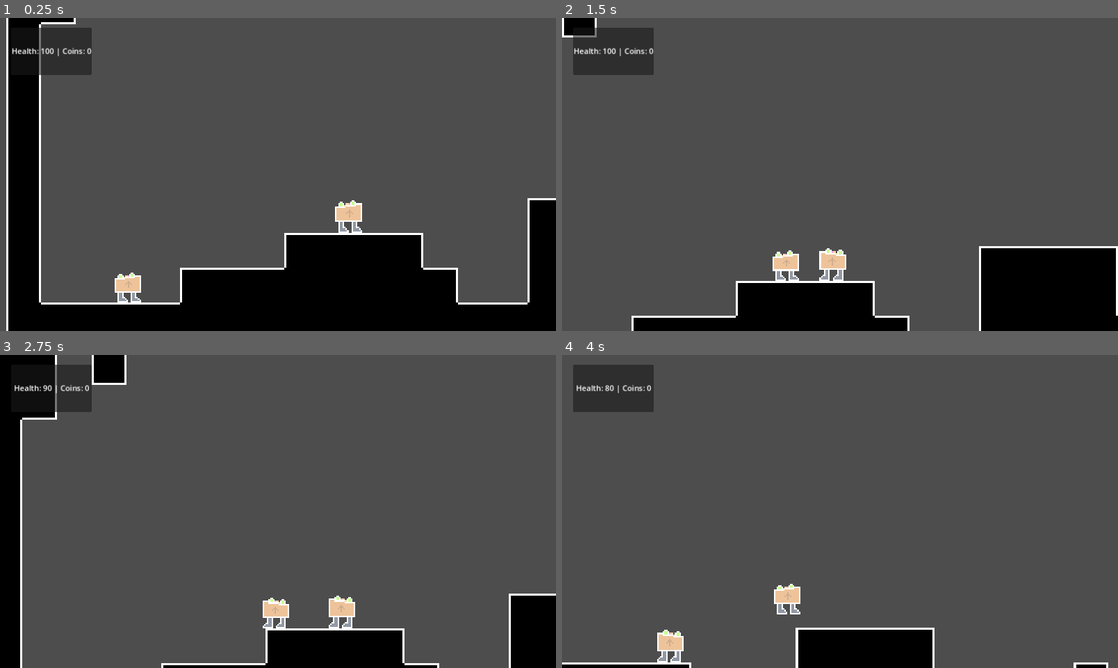
Above: before the commit, frames 1-4 (two rows, left to right).
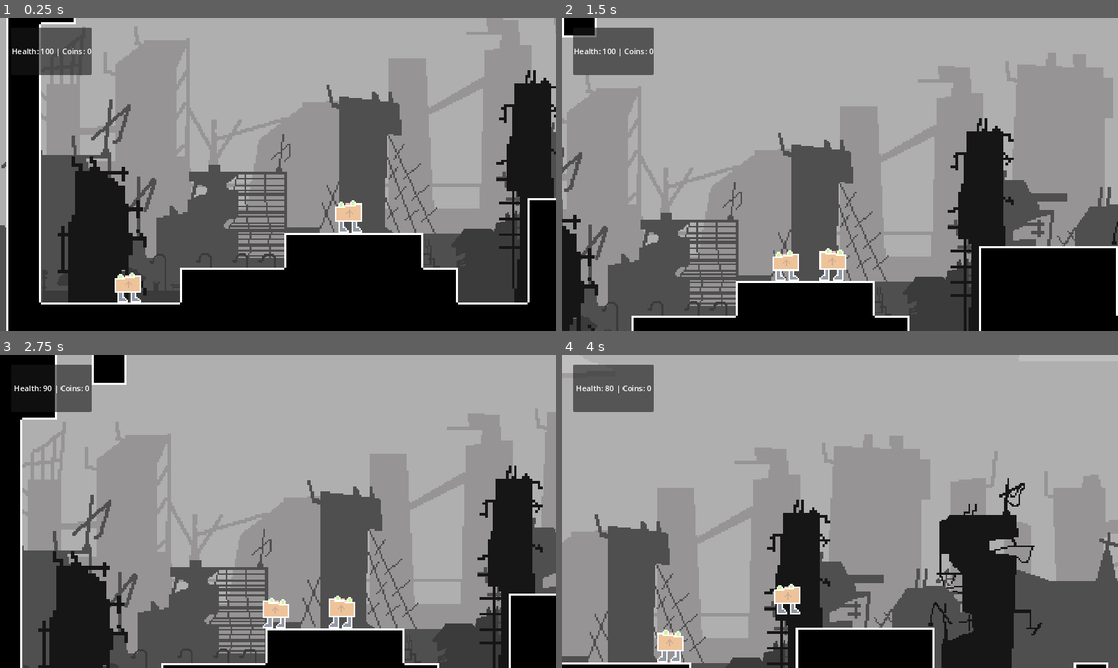
Above: after the commit, the same moments.

Repository: ShardHero/Main
Game: Godot game, scene res://scenes/level1.tscn
Two runs of this game, one before a commit and one after it. Both use one fixed random seed, a clock stepped at 60 frames per second and the inputs below.
Inputs:
- Up to frame 1 (0.25 s): no input
- Up to frame 2 (1.5 s): tap Enter (ui_accept) at 0.5, 0.77 s; hold Right (ui_right) from 0.53 s (still down)
- Up to frame 3 (2.75 s): tap Enter (ui_accept) at 1.52 s; release Right (ui_right) at 2.03 s; hold Left (ui_left) from 2.03 s (still down)
- Up to frame 4 (4 s): release Left (ui_left) at 2.78 s; hold Right (ui_right) from 2.78 s (still down); tap Enter (ui_accept) at 3.02, 3.77 s

The runs differ from the first frame. In frame 1, 57% of the frame differs, in the area x 0-100%, y 0-91%; in frame 2, 72%; in frame 3, 73%; in frame 4, 82%, in the area x 0-100%, y 0-100%.

Commit message:
added background to level 01

Diff:
--- a/project.godot
+++ b/project.godot
@@ -22,3 +22,7 @@
 [display]
 
 window/stretch/mode="canvas_items"
+
+[rendering]
+
+textures/canvas_textures/default_texture_filter=0
--- a/scenes/level1.tscn
+++ b/scenes/level1.tscn
@@ -1,18 +1,26 @@
-[gd_scene load_steps=22 format=3 uid="uid://cfu6qp58epi4y"]
-
-[ext_resource type="PackedScene" path="res://scenes/moving_camera.tscn" id="1_fgf55"]
+[gd_scene load_steps=30 format=3 uid="uid://cfu6qp58epi4y"]
+
+[ext_resource type="PackedScene" uid="uid://ccnjfq03jgwpl" path="res://scenes/moving_camera.tscn" id="1_fgf55"]
 [ext_resource type="Script" path="res://scenes/level_1.gd" id="1_pagok"]
 [ext_resource type="Texture2D" uid="uid://be6smq1lv47ux" path="res://assets/art/placeholder_tilemap.png" id="1_unyct"]
 [ext_resource type="PackedScene" uid="uid://ch2lhx4dpevpr" path="res://scenes/main_character.tscn" id="2_ff2mj"]
-[ext_resource type="PackedScene" path="res://scenes/enemyPatrolling.tscn" id="3_ker7w"]
+[ext_resource type="PackedScene" uid="uid://sjigmrytna27" path="res://scenes/enemyPatrolling.tscn" id="3_ker7w"]
+[ext_resource type="Texture2D" uid="uid://d236w2ty7fttf" path="res://1.png" id="3_r6c71"]
+[ext_resource type="Texture2D" uid="uid://cqytxnh1souxt" path="res://2.png" id="4_juv7t"]
+[ext_resource type="Texture2D" uid="uid://ckmh1w8i858f5" path="res://3.png" id="5_3bf5p"]
 [ext_resource type="Script" path="res://scenes/death_area.gd" id="5_8xsqu"]
 [ext_resource type="PackedScene" uid="uid://blkdd04xs6e44" path="res://scenes/game_manager.tscn" id="5_15gxk"]
+[ext_resource type="Texture2D" uid="uid://dqxpniiw3aqgk" path="res://b_6.png" id="5_eiv2c"]
 [ext_resource type="PackedScene" uid="uid://dtxmnky7jdx6f" path="res://scenes/enemy_type_2.tscn" id="5_srd6q"]
 [ext_resource type="Script" path="res://scenes/level_1_up_area.gd" id="5_thao0"]
+[ext_resource type="Texture2D" uid="uid://dcpnlek81hd80" path="res://4.png" id="6_nrd0e"]
 [ext_resource type="PackedScene" uid="uid://bwwsr16jioppj" path="res://scenes/canvas.tscn" id="6_xhcmi"]
 [ext_resource type="PackedScene" uid="uid://daeoooqxrqa3h" path="res://scenes/checkpoint.tscn" id="7_idqrs"]
 [ext_resource type="PackedScene" uid="uid://c25ti6th3m4d1" path="res://scenes/global.tscn" id="7_ytou0"]
-[ext_resource type="PackedScene" path="res://scenes/coin.tscn" id="9_ag2iv"]
+[ext_resource type="Texture2D" uid="uid://cv47b608jinau" path="res://b_6.2.png" id="9_6dyj3"]
+[ext_resource type="PackedScene" uid="uid://vdj4i8x4pxm1" path="res://scenes/coin.tscn" id="9_ag2iv"]
+[ext_resource type="Texture2D" uid="uid://b1w8kl2g7ar0n" path="res://b_4.png" id="14_0vuyb"]
+[ext_resource type="Texture2D" uid="uid://c0mhg84i0rr4g" path="res://b_5.png" id="14_cqetm"]
 
 [sub_resource type="PhysicsMaterial" id="PhysicsMaterial_nax6r"]
 
@@ -76,7 +84,131 @@
 [node name="Level1Base" type="Node2D"]
 script = ExtResource("1_pagok")
 
+[node name="CanvasLayer" type="CanvasLayer" parent="."]
+
+[node name="Sprite2D" type="Sprite2D" parent="CanvasLayer"]
+
 [node name="MovingCamera" parent="." instance=ExtResource("1_fgf55")]
+
+[node name="1" type="Sprite2D" parent="."]
+position = Vector2(924, 250)
+scale = Vector2(2.35667, 2.35667)
+texture = ExtResource("3_r6c71")
+
+[node name="4" type="Sprite2D" parent="."]
+position = Vector2(2931, 138.25)
+scale = Vector2(2.85167, 2.85167)
+texture = ExtResource("3_r6c71")
+
+[node name="9" type="Sprite2D" parent="."]
+position = Vector2(5330.3, 125)
+scale = Vector2(3.15175, 2.75349)
+texture = ExtResource("3_r6c71")
+
+[node name="10" type="Sprite2D" parent="."]
+position = Vector2(4495, 449)
+scale = Vector2(2.65333, 2.65333)
+texture = ExtResource("4_juv7t")
+
+[node name="11" type="Sprite2D" parent="."]
+position = Vector2(6444, 391)
+scale = Vector2(2.28, 2.28)
+texture = ExtResource("4_juv7t")
+
+[node name="5" type="Sprite2D" parent="."]
+position = Vector2(2630, 410)
+scale = Vector2(2.01, 2.01)
+texture = ExtResource("4_juv7t")
+
+[node name="12" type="Sprite2D" parent="."]
+position = Vector2(3670, 355)
+scale = Vector2(2.29667, 2.29667)
+texture = ExtResource("5_3bf5p")
+
+[node name="13" type="Sprite2D" parent="."]
+position = Vector2(5420, 363)
+scale = Vector2(2.18, 2.18)
+texture = ExtResource("5_3bf5p")
+
+[node name="6" type="Sprite2D" parent="."]
+position = Vector2(2014, 536)
+scale = Vector2(1.86667, 1.86667)
+texture = ExtResource("5_3bf5p")
+
+[node name="14" type="Sprite2D" parent="."]
+position = Vector2(2584, 532)
+scale = Vector2(1.11353, 1.15958)
+texture = ExtResource("6_nrd0e")
+
+[node name="15" type="Sprite2D" parent="."]
+position = Vector2(3523, 419)
+scale = Vector2(1.24333, 1.24333)
+texture = ExtResource("6_nrd0e")
+
+[node name="16" type="Sprite2D" parent="."]
+position = Vector2(4587, 386)
+scale = Vector2(1.36, 1.36)
+texture = ExtResource("6_nrd0e")
+
+[node name="17" type="Sprite2D" parent="."]
+position = Vector2(5736, 252)
+scale = Vector2(1.57, 1.57)
+texture = ExtResource("6_nrd0e")
+
+[node name="2" type="Sprite2D" parent="."]
+position = Vector2(946, 444)
+scale = Vector2(2.32833, 2.32833)
+texture = ExtResource("4_juv7t")
+
+[node name="3" type="Sprite2D" parent="."]
+position = Vector2(892, 510)
+scale = Vector2(2.255, 2.255)
+texture = ExtResource("5_3bf5p")
+
+[node name="7" type="Sprite2D" parent="."]
+position = Vector2(595, 528)
+scale = Vector2(1.36, 1.36)
+texture = ExtResource("6_nrd0e")
+
+[node name="8" type="Sprite2D" parent="."]
+position = Vector2(1640, 530)
+scale = Vector2(1.25333, 1.25333)
+texture = ExtResource("6_nrd0e")
+
+[node name="B5" type="Sprite2D" parent="."]
+position = Vector2(131, 495)
+scale = Vector2(4.93333, 5.05)
+texture = ExtResource("14_cqetm")
+
+[node name="B4" type="Sprite2D" parent="."]
+position = Vector2(725, 433)
+scale = Vector2(3.63333, 3.63333)
+texture = ExtResource("14_0vuyb")
+
+[node name="B6" type="Sprite2D" parent="."]
+position = Vector2(1579, 399)
+scale = Vector2(2.21, 2.21)
+texture = ExtResource("5_eiv2c")
+
+[node name="B6_2" type="Sprite2D" parent="."]
+position = Vector2(973, 434)
+scale = Vector2(2.22, 2.22)
+texture = ExtResource("9_6dyj3")
+
+[node name="B7" type="Sprite2D" parent="."]
+position = Vector2(3811, 132)
+scale = Vector2(4.6, 4.6)
+texture = ExtResource("14_0vuyb")
+
+[node name="B6_3" type="Sprite2D" parent="."]
+position = Vector2(5069, 239)
+scale = Vector2(2.59, 2.59)
+texture = ExtResource("9_6dyj3")
+
+[node name="B8" type="Sprite2D" parent="."]
+position = Vector2(4582, 138)
+scale = Vector2(0.900004, 1.23)
+texture = ExtResource("5_eiv2c")
 
 [node name="TileMap" type="TileMap" parent="."]
 texture_filter = 1
Binary file added: Sprite-0002.png
Binary file added: b_4.aseprite
Binary file added: b_4.png
Binary file added: b_5.aseprite
Binary file added: b_5.png
Binary file added: b_6.2.aseprite
Binary file added: b_6.2.png
Binary file added: b_6.aseprite
Binary file added: b_6.png
Not shown: 1 places in scenes/level2.tscn that only renumber resources
